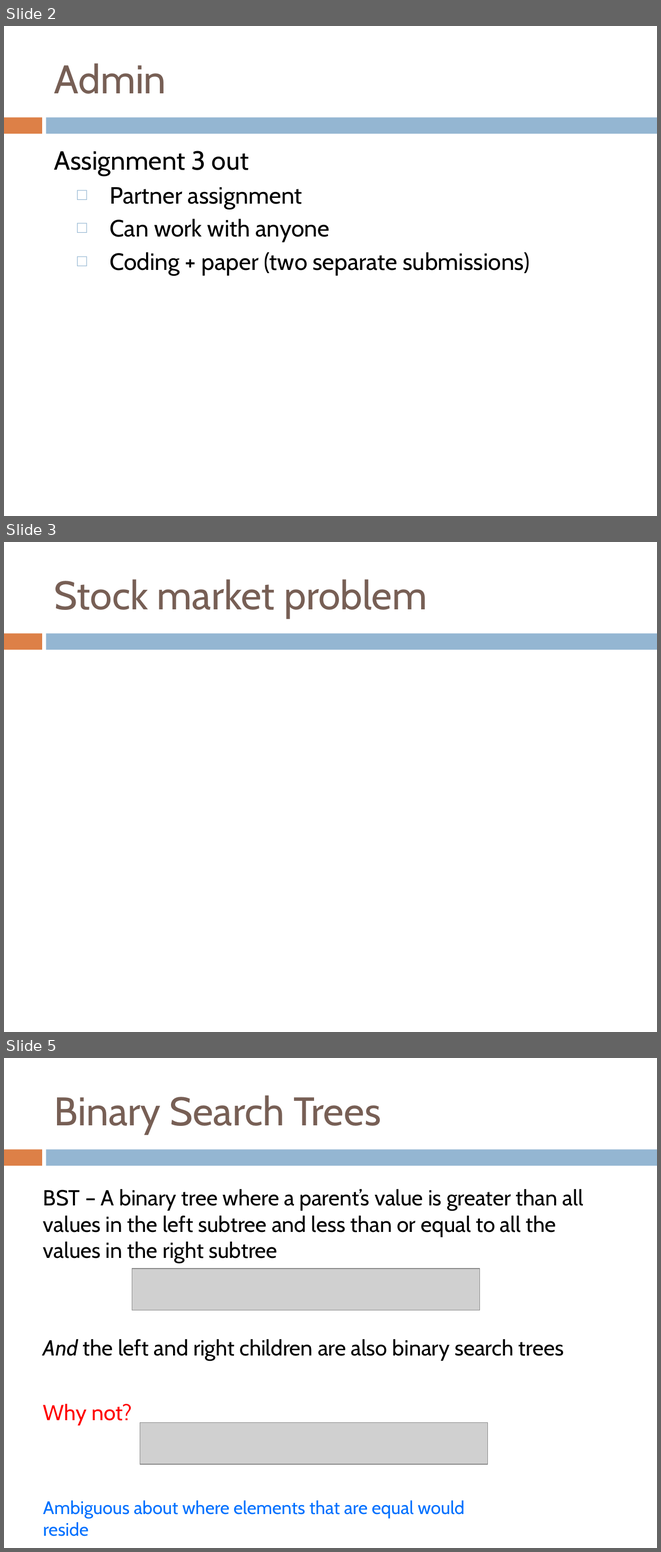
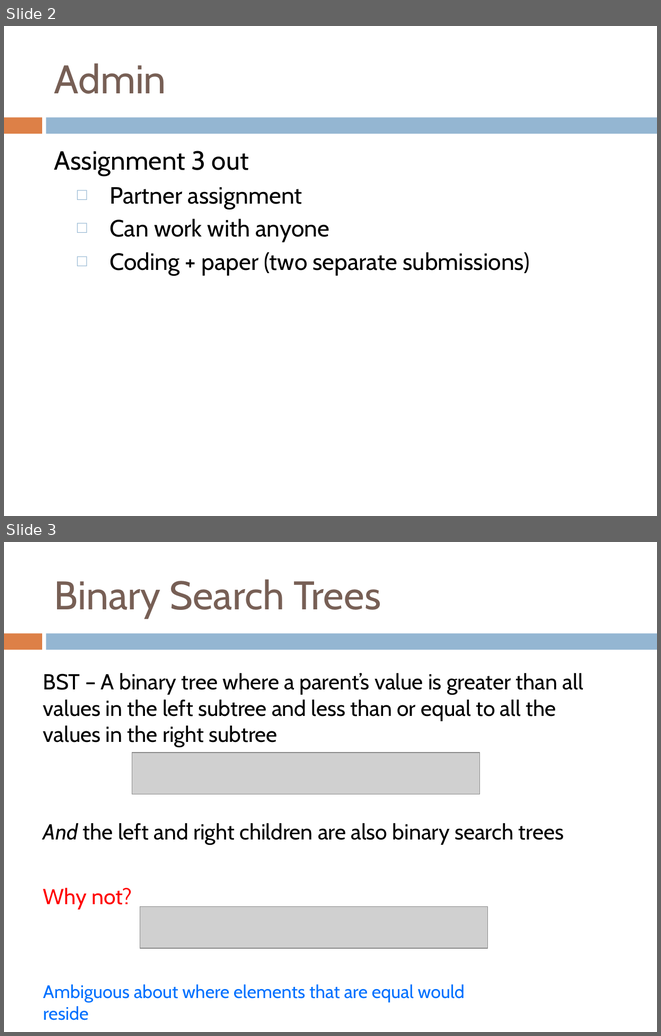
Before and after one commit to Collins-kariuk/Algorithms, a slide deck: Lectures/Lecture 07_Binary Search Trees.pptx. Shown one above the other, each under a label of ours: slides 2, 3 and 5 before the commit, slides 2 and 3 after it; the slides between them are not shown. The pictures are 661x1552 and 661x1036 pixels, drawn with LibreOffice and Linux fonts; fonts in the diff are those of the drawing; grey boxes stand for pictures. Boxes give left, top, right and bottom in pixels: in the first picture for what was removed or moved away, otherwise in the second. Text is boxed around its words. In the diff, an @@ line names an element or a change of style, - is before the commit and + after.

```diff
--- a/Lectures/Lecture 07_Binary Search Trees.pptx
+++ b/Lectures/Lecture 07_Binary Search Trees.pptx
@@ slide 3 removed at (4, 542, 657, 1032), background #FFFFFF; not listed: 2 template elements that a slide beside it also shows @@
@@ title removed at (54, 579, 427, 618) @@
-Stock market problem
@@ what was slide 5 is now slide 3 @@
```
Also in this commit, not shown: 10 slides changed, 1 other slide removed.
